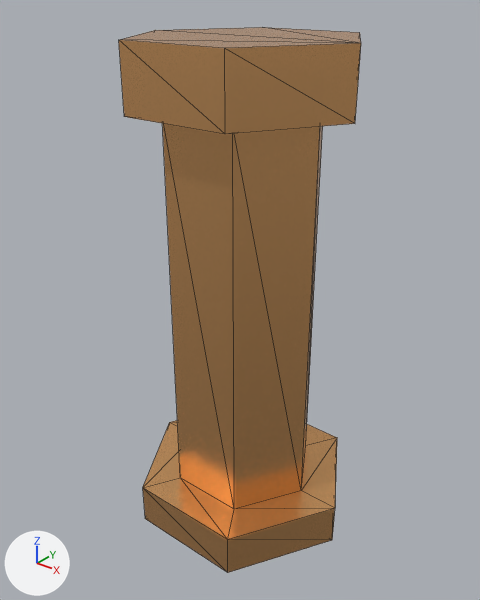
The glTF model meshes/pillar.gltf as it was, and as the next commit left it.
Both versions are drawn from a 50 mm camera at (0.75, -0.957, 1.09) aimed at (-0.009, -0.007, 0.501). Lighting does not change. The marker at lower left points along +X, +Y and +Z. The first picture is the older version. Mesh edges are drawn as thin lines.

Names of what the first picture shows: 'pillar'.
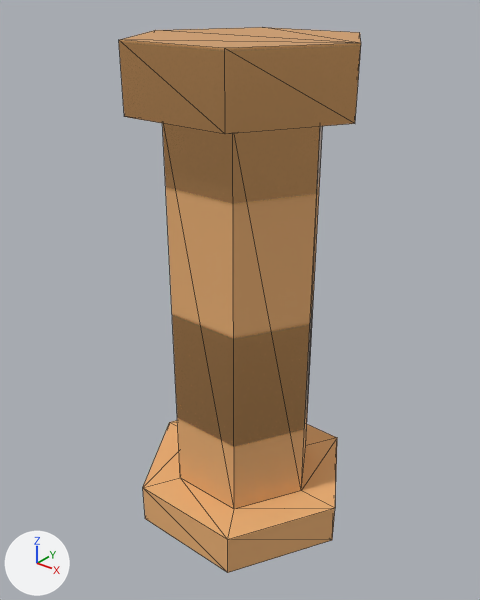
Where the change shows, as pixel boxes (x1, y1, x2, y2) in the pictures (480 x 600 px):
'pillar', surface changed (lighter)
    both: (119, 27, 361, 573)

Edits to the bpy script that builds the scene:
```text
Add img_pillar_mr_png:
    img_pillar_mr_png = load_image('pillar-mr.png', '../textures/pillar-mr.png', 128, 128, 'Non-Color')
Change mat_pillar_copper:
    where n0 = _N.new('ShaderNodeBsdfPrincipled'); n0.name = 'Principled BSDF'
    remove n0.inputs[1].default_value = 0.85  # 'Metallic'
    remove n0.inputs[2].default_value = 0.25  # 'Roughness'
    add n2 = _N.new('ShaderNodeSeparateColor'); n2.name = 'Separate Color'
    add n3 = _N.new('ShaderNodeTexImage'); n3.name = 'Image Texture'
    add n3.image = img_pillar_mr_png
    add _L.new(n2.outputs[2], n0.inputs[1])  # 'Blue' to 'Metallic'
    add _L.new(n2.outputs[1], n0.inputs[2])  # 'Green' to 'Roughness'
    add _L.new(n3.outputs[0], n2.inputs[0])  # 'Color' to 'Color'
```
